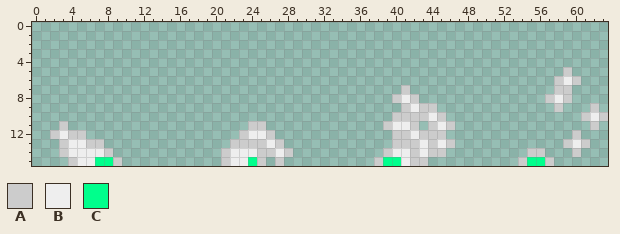
File history of a pixel-art sprite, public/content/sprites/S_Impact_16x16@4.png. The first picture shows the starting point.
The file is 64x16 pixels.
Palette (. is transparent): A #cccccc  B #eeeeee  C #00ff8c
The result:
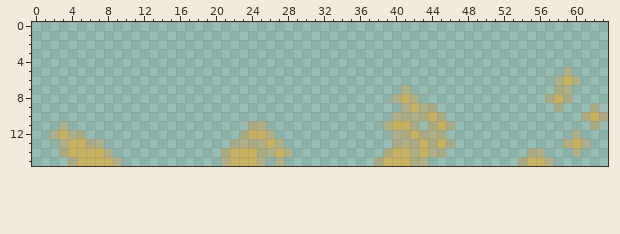
The edit:
colour A: #cccccc -> #c8a35c80
colour B: #eeeeee -> #c8b160
Changed rows in their new state; - is a pixel that keeps its letter.
first column x 7:
15 BB---------------B--------------BB--------------BB
Where, in picture pixels (left, top, right, bottom), the same in both pictures:
changed: (518, 67, 608, 166)
changed: (374, 85, 455, 166)
changed: (50, 121, 122, 166)
changed: (221, 121, 293, 166)
